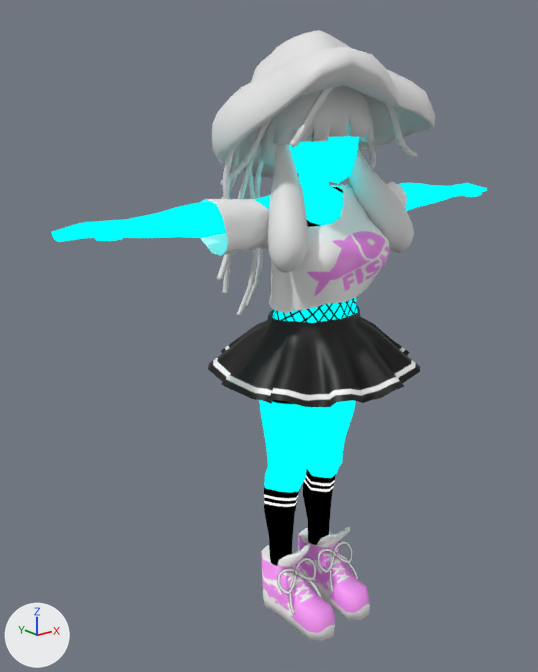
The Blender file Models/JFG/jelly_fish_girl.blend as it was, and as the next commit left it.
Rendered twice from a 50 mm camera at (-2.17, -2.403, 2.405) aimed at (-0.146, 0.127, 1.393). Lighting does not change. The marker at lower left points along +X, +Y and +Z.

Objects in the first picture: 'Body', 'Head', 'Shirt', 'hair', 'hair_ears', 'hair_ears.001', 'hat', 'shoes', 'shoes.001', 'skirt', 'tentacle_hair.013'.
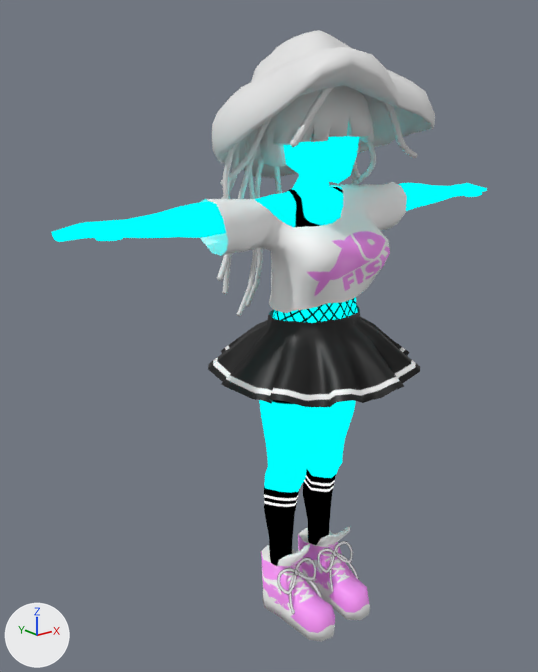
Boxes (x1, y1, x2, y2) around the edits, measured in the pictures (538 x 672 px):
```json
{"object": "hair_ears.001", "change": "hidden", "before": [268, 145, 308, 273]}
{"object": "hair_ears", "change": "hidden", "before": [349, 148, 414, 253]}
```

Edits to the scene script, one JSON object a line:
```json
{"op": "add", "block": "ob_hair_ears", "code": "ob_hair_ears.hide_set(True)"}
{"op": "add", "block": "ob_hair_ears_001", "code": "ob_hair_ears_001.hide_set(True)"}
```
